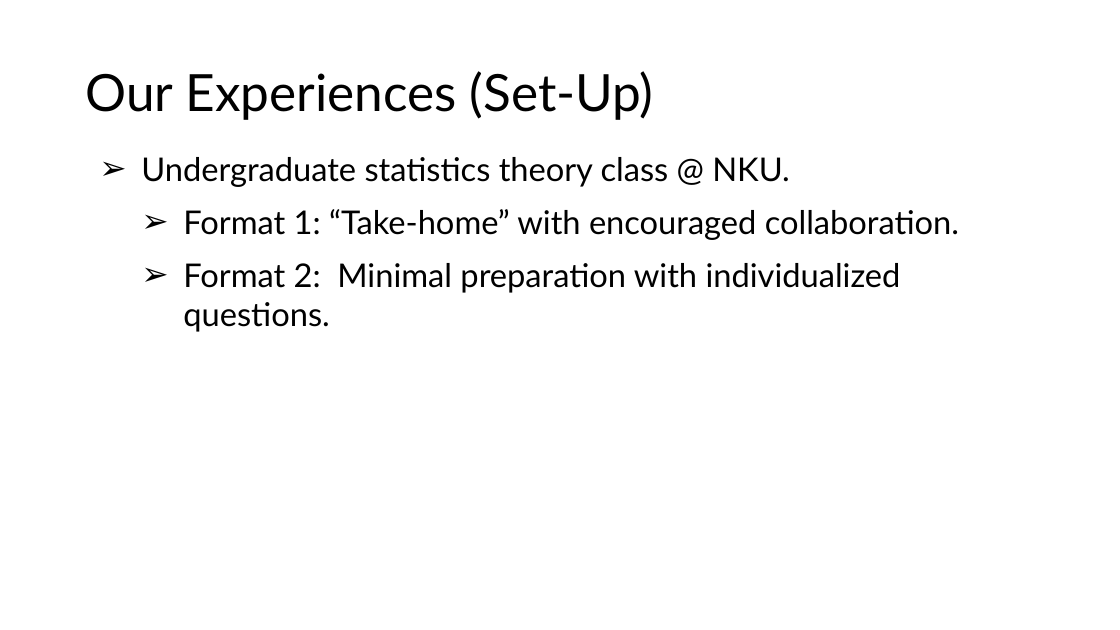
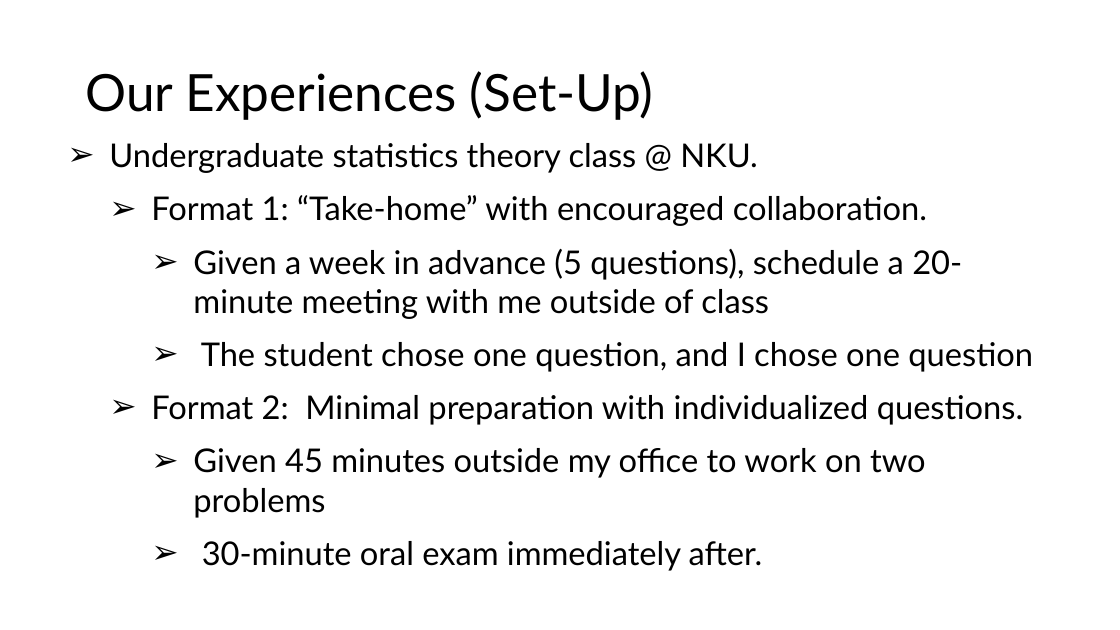
Before and after one commit to jbpost2/Oral-exams-ecots-26, a slide deck: slide 5 of eCOTS 2026 Oral Exams.pptx. Drawn at 1120x630 pixels with LibreOffice and Linux fonts; fonts in the diff are those of the drawing; background and template pictures are left out. Boxes give left, top, right and bottom in pixels: in the first picture for what was removed or moved away, otherwise in the second. Text is boxed around its words. In the diff, an @@ line names an element or a change of style, - is before the commit and + after.

```diff
--- a/eCOTS 2026 Oral Exams.pptx
+++ b/eCOTS 2026 Oral Exams.pptx
@@ text "Undergraduate statistics theory class @ ...": place and size @@
-text "Undergraduate statistics theory class @ ..." at [141, 157, 959, 332]
+text "Undergraduate statistics theory class @ ..." at [109, 143, 1033, 571]
@@ text at [193, 249, 1033, 372]: paragraphs added @@
+    ➢ Given a week in advance (5 questions), schedule a 20-minute meeting with me outside of class
+    ➢ The student chose one question, and I chose one question
@@ text at [193, 448, 926, 571]: paragraphs added @@
+    ➢ Given 45 minutes outside my office to work on two problems
+    ➢ 30-minute oral exam immediately after.
```
Also in this commit, not shown: 1 other slide changed, 1 slide added.
